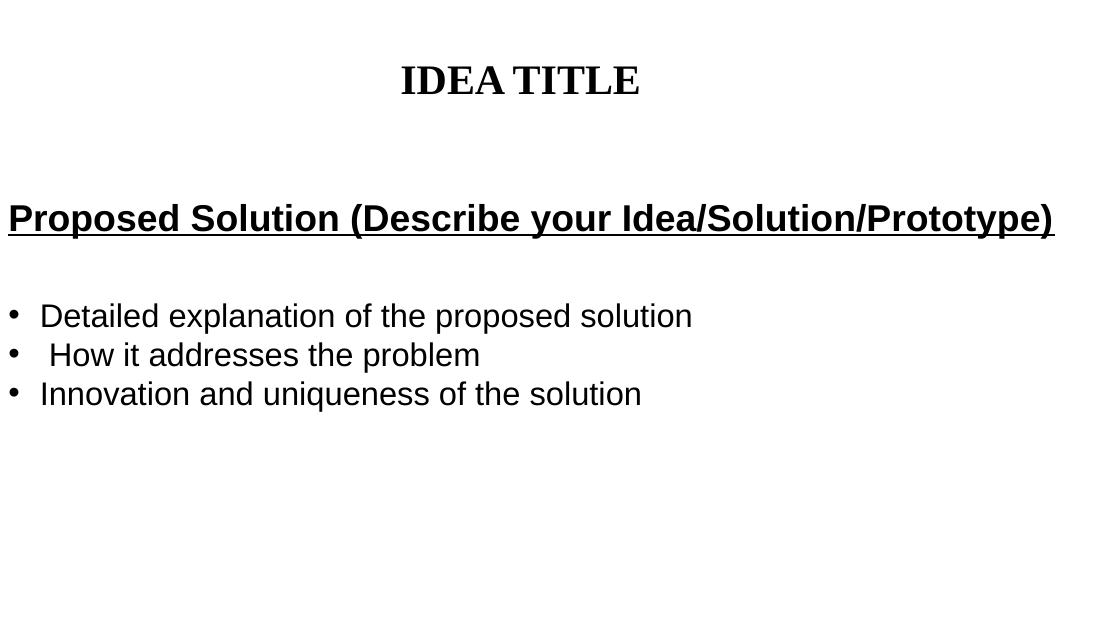
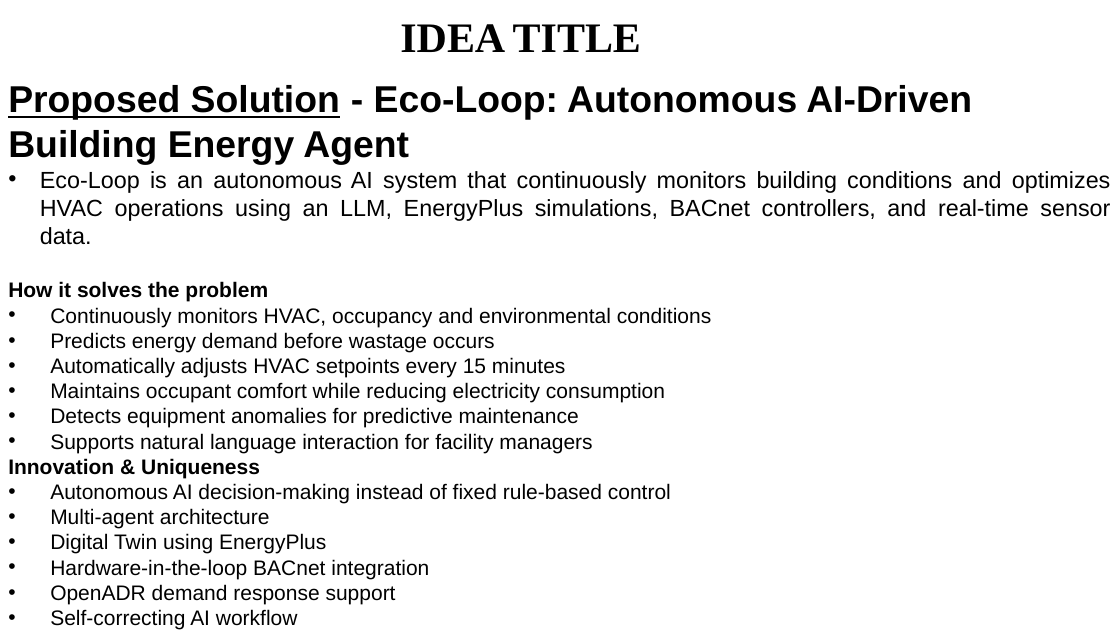
Before and after one commit to Raj1865/Honeywell-Hack-Eco-Loop-Building-Agent, a slide deck: slide 2 of IDEA_Presentation_FormatQ1.pptx (slide 3 before the commit). Drawn at 1120x630 pixels with LibreOffice and Linux fonts; fonts in the diff are those of the drawing. Boxes give left, top, right and bottom in pixels: in the first picture for what was removed or moved away, otherwise in the second. Text is boxed around its words. In the diff, an @@ line names an element or a change of style, - is before the commit and + after.

```diff
--- a/IDEA_Presentation_FormatQ1.pptx
+++ b/IDEA_Presentation_FormatQ1.pptx
@@ title "IDEA TITLE" moved from (x1=400, y1=66, x2=641, y2=94) to (x1=400, y1=24, x2=641, y2=52) @@
@@ text at (x1=8, y1=85, x2=1111, y2=629): text changed; size 28 to 18 pt @@
-Proposed Solution (Describe your Idea/Solution/Prototype)
-• Detailed explanation of the proposed solution
-• How it addresses the problem
-• Innovation and uniqueness of the solution
+Proposed Solution - Eco-Loop: Autonomous AI-Driven Building Energy Agent
+• Eco-Loop is an autonomous AI system that continuously monitors building conditions and optimizes HVAC operations using an LLM, EnergyPlus simulations, BACnet controllers, and real-time sensor data.
+How it solves the problem
+• Continuously monitors HVAC, occupancy and environmental conditions
+• Predicts energy demand before wastage occurs
+• Automatically adjusts HVAC setpoints every 15 minutes
+• Maintains occupant comfort while reducing electricity consumption
+• Detects equipment anomalies for predictive maintenance
+• Supports natural language interaction for facility managers
+Innovation & Uniqueness
+• Autonomous AI decision-making instead of fixed rule-based control
+• Multi-agent architecture
+• Digital Twin using EnergyPlus
+• Hardware-in-the-loop BACnet integration
+• OpenADR demand response support
+• Self-correcting AI workflow
```
Also in this commit, not shown: 4 other slides changed, 1 slide added, 2 slides removed, 7 other files.
